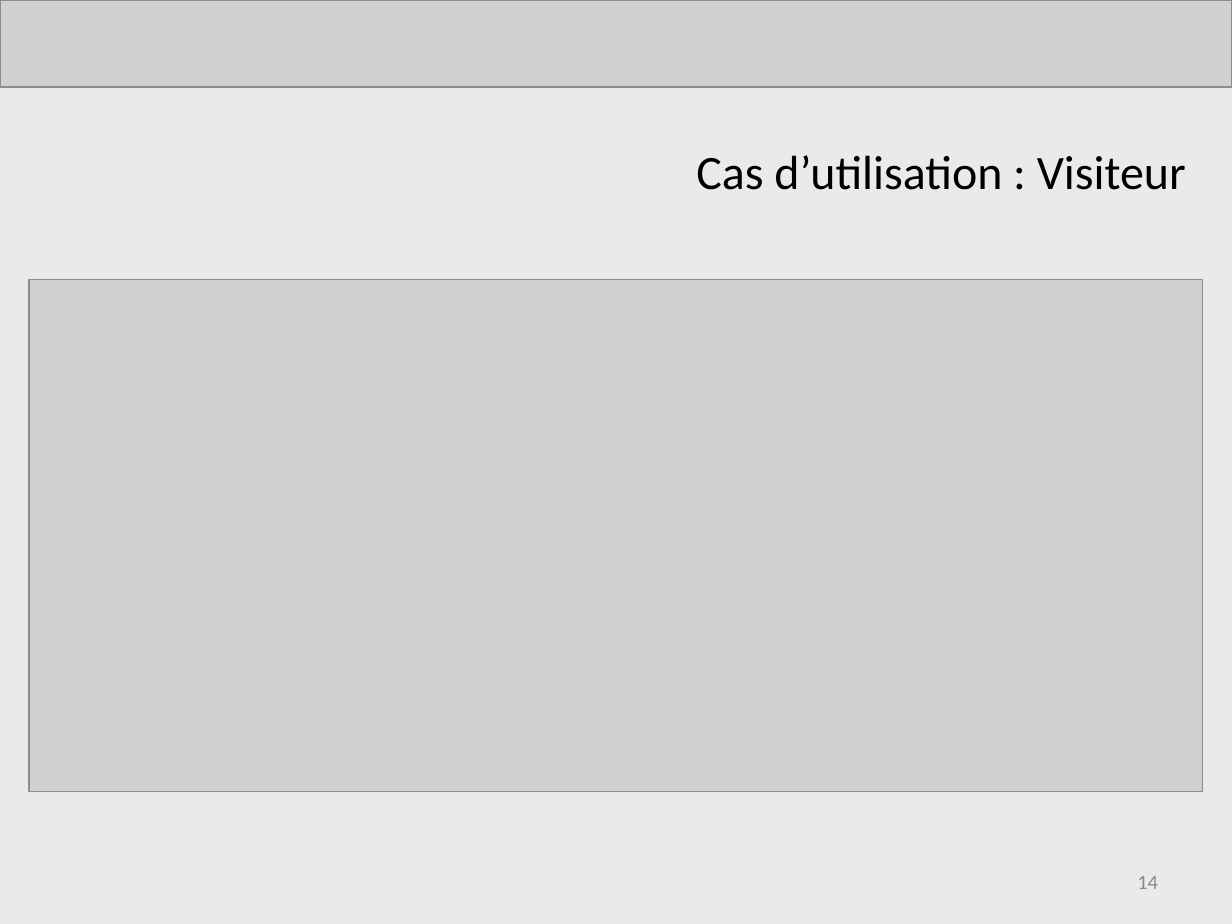
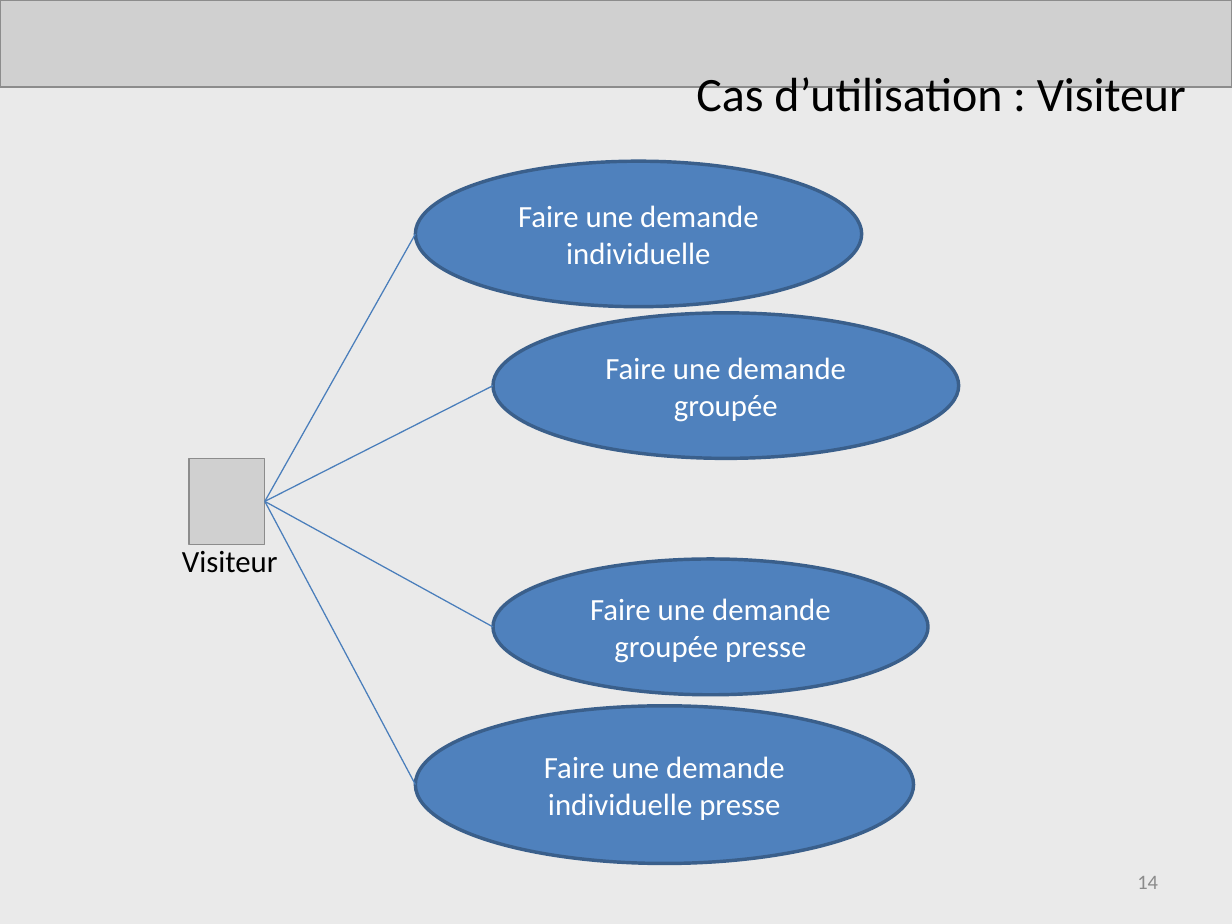
Before and after one commit to AdrienLombard/SimplePass, a slide deck: slide 14 of doc/Présentations/Projet Courchevel - Soutenance finale.pptx. Drawn at 1232x924 pixels with LibreOffice and Linux fonts; fonts in the diff are those of the drawing; grey boxes stand for pictures. Boxes give left, top, right and bottom in pixels: in the first picture for what was removed or moved away, otherwise in the second. Text is boxed around its words. In the diff, an @@ line names an element or a change of style, - is before the commit and + after.

```diff
--- a/doc/Présentations/Projet Courchevel - Soutenance finale.pptx
+++ b/doc/Présentations/Projet Courchevel - Soutenance finale.pptx
@@ title "Cas d’utilisation : Visiteur": place and size @@
-title "Cas d’utilisation : Visiteur" at box(696, 155, 1186, 190)
+title "Cas d’utilisation : Visiteur" at box(696, 77, 1186, 112)
@@ ellipse added at box(415, 161, 861, 307), fill #4F81BD, outline #3A5F8C 2 pt, 18 pt, text #FFFFFF @@
+Faire une demande individuelle
@@ line added from (265, 501) to (415, 234), #4B7EBC 0.75 pt @@
@@ picture removed at box(30, 280, 1204, 792) @@
@@ ellipse added at box(493, 313, 958, 458), fill #4F81BD, outline #3A5F8C 2 pt, 18 pt, text #FFFFFF @@
+Faire une demande groupée
@@ line added from (265, 501) to (493, 386), #4B7EBC 0.75 pt @@
@@ picture added at box(190, 458, 265, 545) @@
@@ line added from (265, 501) to (415, 785), #4B7EBC 0.75 pt @@
@@ line added from (265, 501) to (493, 627), #4B7EBC 0.75 pt @@
@@ text added at box(182, 551, 278, 573), 18 pt, text #000000 @@
+Visiteur
@@ ellipse added at box(493, 559, 928, 695), fill #4F81BD, outline #3A5F8C 2 pt, 18 pt, text #FFFFFF @@
+Faire une demande groupée presse
@@ ellipse added at box(415, 706, 913, 864), fill #4F81BD, outline #3A5F8C 2 pt, 18 pt, text #FFFFFF @@
+Faire une demande individuelle presse
```
Also in this commit, not shown: 5 other slides changed, 4 slides added.
